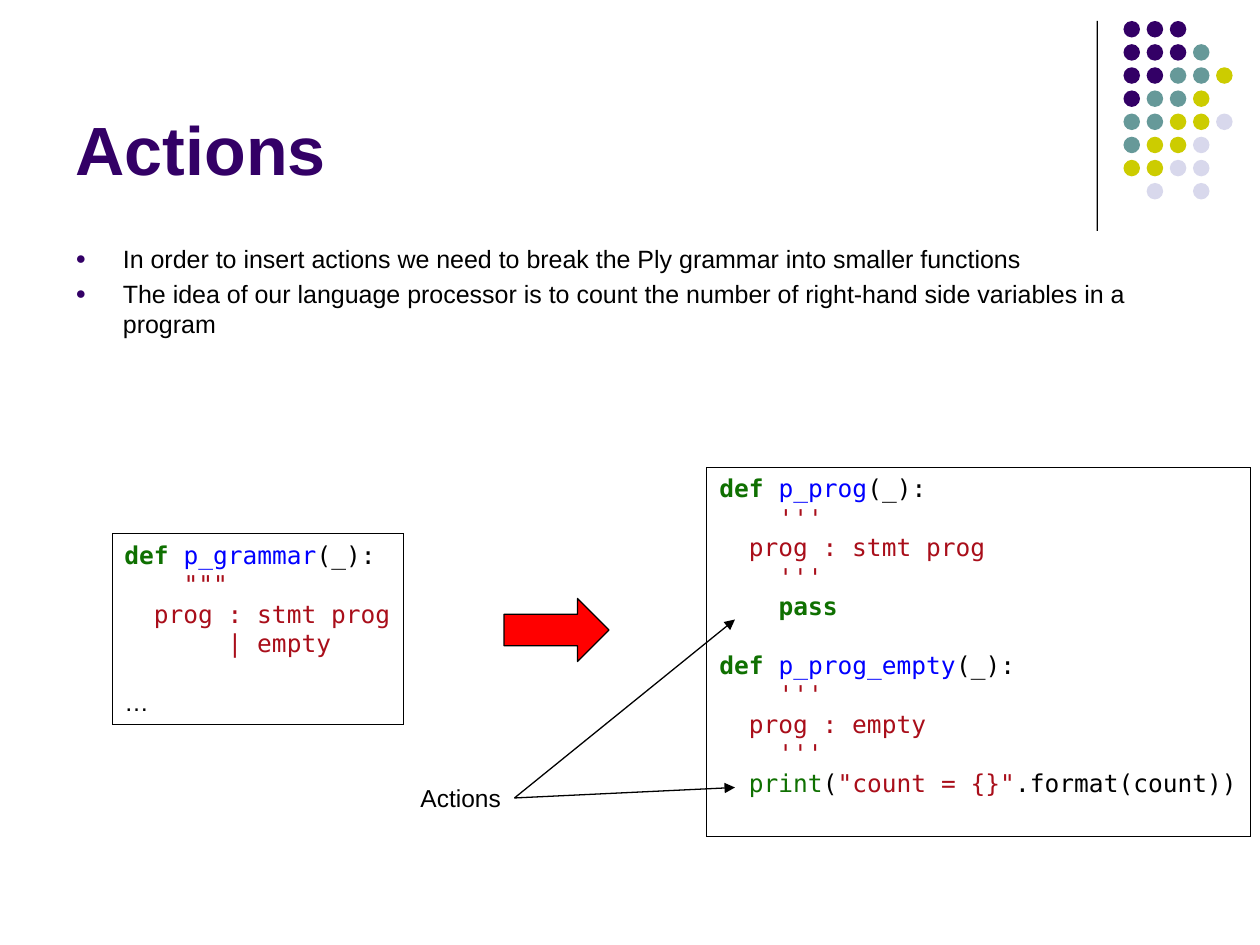
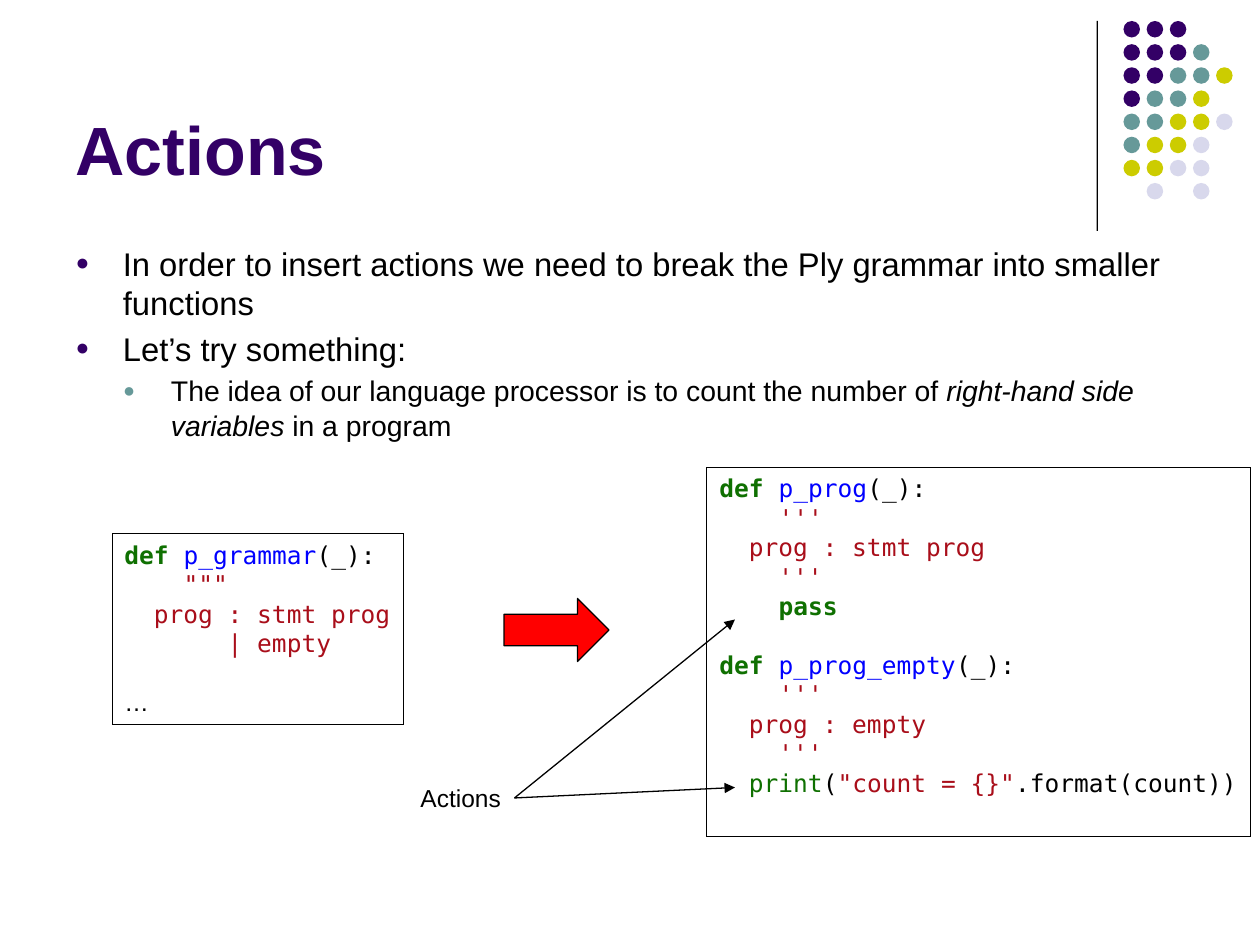
Before and after one commit to lutzhamel/CSC402, a slide deck: slide 15 of notes/csc402-ln003.pptx. Drawn at 1260x945 pixels with LibreOffice and Linux fonts; fonts in the diff are those of the drawing. Boxes give left, top, right and bottom in pixels: in the first picture for what was removed or moved away, otherwise in the second. Text is boxed around its words. In the diff, an @@ line names an element or a change of style, - is before the commit and + after.

```diff
--- a/notes/csc402-ln003.pptx
+++ b/notes/csc402-ln003.pptx
@@ text at [123,252,1160,441]: size 14.2 to 18.8 pt in "In order to insert actions we need ..."; size 14.2 to 16.2 pt in "The idea of our language processor is ..."; italic on in "right-hand side variables"; list level 1 to 2 in "The idea of our language ..."; bullet colour #330066 to #669999 @@
@@ text at [123,337,406,368]: paragraph added @@
+● Let’s try something:
```
Also in this commit, not shown: 3 other files.
